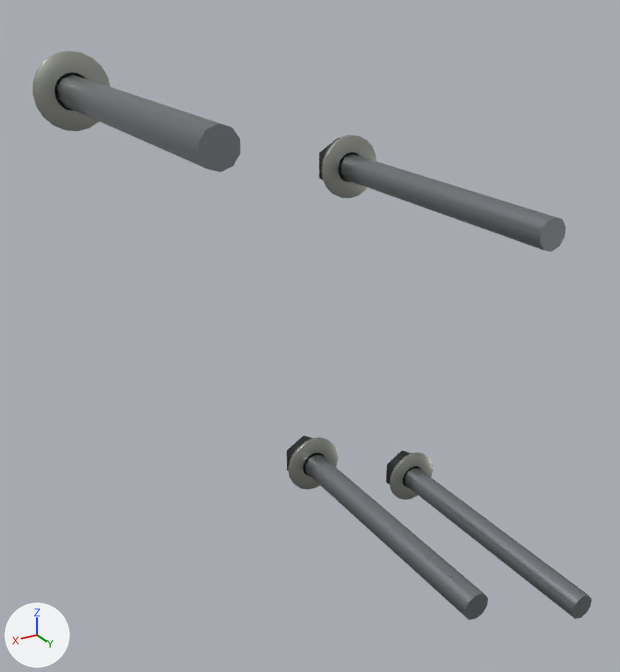
What one commit did to the glTF model porsche-911sc-engine/parts/rail-bolts-right.glb.
One viewpoint serves both versions: a camera (50 mm lens) standing at (256.1, -109.9, 54.0) and looking at (173.5, -247.5, -14.9). The lights are fixed; the arrows at lower left show +X, +Y and +Z. The picture after the commit comes second.

The scene before the commit, as lines of its bpy script (objects in view):
```python
ob_mesh_0 = bpy.data.objects.new('Mesh_0', me_mesh_0)
ob_mesh_0.parent = ob_rail_bolts_right_inst0
ob_mesh_0.location = (149.9, -269.7, 12.85)
ob_mesh_0.rotation_euler = (1.571, 0.0, 0.0)  # degrees (90, 0, 0)
ob_mesh_0.scale = (7.0, 7.0, 7.0)
ob_mesh_0_001 = bpy.data.objects.new('Mesh_0.001', me_mesh_0)
ob_mesh_0_001.parent = ob_rail_bolts_right_inst0
ob_mesh_0_001.location = (210.4, -269.7, 33.2)
ob_mesh_0_001.rotation_euler = (1.571, 0.0, 0.0)  # degrees (90, 0, 0)
ob_mesh_0_001.scale = (7.0, 7.0, 7.0)
ob_mesh_0_002 = bpy.data.objects.new('Mesh_0.002', me_mesh_0)
ob_mesh_0_002.parent = ob_rail_bolts_right_inst0
ob_mesh_0_002.location = (127.6, -269.7, -75.27)
ob_mesh_0_002.rotation_euler = (1.571, 0.0, 0.0)  # degrees (90, 0, 0)
ob_mesh_0_002.scale = (7.0, 7.0, 7.0)
ob_mesh_0_003 = bpy.data.objects.new('Mesh_0.003', me_mesh_0)
ob_mesh_0_003.parent = ob_rail_bolts_right_inst0
ob_mesh_0_003.location = (159.2, -269.7, -61.19)
ob_mesh_0_003.rotation_euler = (1.571, 0.0, 0.0)  # degrees (90, 0, 0)
ob_mesh_0_003.scale = (7.0, 7.0, 7.0)
ob_mesh_1 = bpy.data.objects.new('Mesh_1', me_mesh_1)
ob_mesh_1.parent = ob_rail_bolts_right_inst1
ob_mesh_1.location = (149.9, -272.4, 12.85)
ob_mesh_1.rotation_euler = (1.571, 0.0, 0.0)  # degrees (90, 0, 0)
ob_mesh_1.scale = (5.77, 5.77, 5.77)
ob_mesh_1_002 = bpy.data.objects.new('Mesh_1.002', me_mesh_1)
ob_mesh_1_002.parent = ob_rail_bolts_right_inst1
ob_mesh_1_002.location = (127.6, -272.4, -75.27)
ob_mesh_1_002.rotation_euler = (1.571, 0.0, 0.0)  # degrees (90, 0, 0)
ob_mesh_1_002.scale = (5.77, 5.77, 5.77)
ob_mesh_1_003 = bpy.data.objects.new('Mesh_1.003', me_mesh_1)
ob_mesh_1_003.parent = ob_rail_bolts_right_inst1
ob_mesh_1_003.location = (159.2, -272.4, -61.19)
ob_mesh_1_003.rotation_euler = (1.571, 0.0, 0.0)  # degrees (90, 0, 0)
ob_mesh_1_003.scale = (5.77, 5.77, 5.77)
ob_mesh_2 = bpy.data.objects.new('Mesh_2', me_mesh_2)
ob_mesh_2.parent = ob_rail_bolts_right_inst2
ob_mesh_2.location = (149.9, -238.6, 12.85)
ob_mesh_2.rotation_euler = (1.571, 0.0, 0.0)  # degrees (90, 0, 0)
ob_mesh_2.scale = (30.6, 30.6, 30.6)
ob_mesh_2_003 = bpy.data.objects.new('Mesh_2.003', me_mesh_2)
ob_mesh_2_003.parent = ob_rail_bolts_right_inst2
ob_mesh_2_003.location = (159.2, -238.6, -61.19)
ob_mesh_2_003.rotation_euler = (1.571, 0.0, 0.0)  # degrees (90, 0, 0)
ob_mesh_2_003.scale = (30.6, 30.6, 30.6)
# also in view: 'Mesh_2.002' at (127.6, -238.6, -75.3); 'Mesh_2.001' at (210.4, -238.6, 33.2)
```
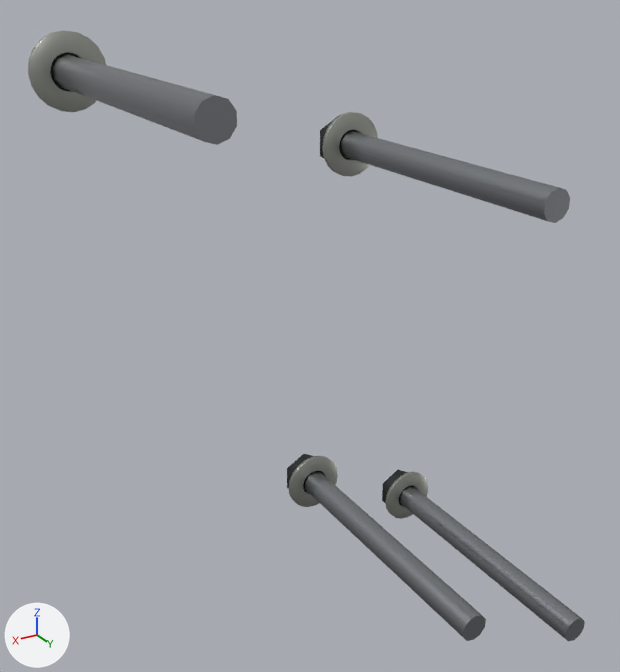
Where the change shows, as pixel boxes (x1, y1, x2, y2) in the pictures (620 x 672 px):
'Mesh_2', moved
    before: (340, 154, 566, 252)
    after: (341, 131, 570, 223)
'Mesh_2.001', moved
    before: (57, 75, 241, 172)
    after: (53, 55, 237, 145)
'Mesh_2.002', moved
    before: (404, 468, 592, 619)
    after: (400, 487, 585, 641)
'Mesh_2.003', moved
    before: (305, 454, 488, 620)
    after: (305, 472, 486, 641)
'Mesh_0.001', moved
    before: (33, 51, 110, 131)
    after: (28, 30, 106, 112)
'Mesh_0', moved
    before: (321, 135, 377, 198)
    after: (322, 112, 378, 177)
'Mesh_0.003', moved
    before: (288, 437, 338, 490)
    after: (288, 456, 338, 507)
'Mesh_0.002', moved
    before: (389, 452, 433, 500)
    after: (385, 472, 428, 519)
'Mesh_1.002', moved
    before: (386, 451, 419, 486)
    after: (382, 470, 415, 505)
'Mesh_1.003', moved
    before: (287, 436, 323, 474)
    after: (287, 454, 323, 492)
'Mesh_1', moved (mostly hidden)
    before: (319, 138, 358, 181)
    after: (320, 115, 358, 159)

The edits, one by one:
Object 'Mesh_0' (ob_mesh_0) moves from (149.9, -269.7, 12.85) to (149.8, -269.7, 17.79).
Object 'Mesh_0.001' (ob_mesh_0_001) moves from (210.4, -269.7, 33.2) to (210.7, -269.7, 36.65).
Object 'Mesh_0.002' (ob_mesh_0_002) moves from (127.6, -269.7, -75.27) to (128.7, -269.7, -81.1).
Object 'Mesh_0.003' (ob_mesh_0_003) moves from (159.2, -269.7, -61.19) to (159.2, -269.7, -66.49).
Object 'Mesh_1' (ob_mesh_1) moves from (149.9, -272.4, 12.85) to (149.8, -272.4, 17.79).
Object 'Mesh_1.002' (ob_mesh_1_002) moves from (127.6, -272.4, -75.27) to (128.7, -272.4, -81.1).
Object 'Mesh_1.003' (ob_mesh_1_003) moves from (159.2, -272.4, -61.19) to (159.2, -272.4, -66.49).
Object 'Mesh_2' (ob_mesh_2) moves from (149.9, -238.6, 12.85) to (149.8, -238.6, 17.79).
Object 'Mesh_2.001' (ob_mesh_2_001) moves from (210.4, -238.6, 33.2) to (210.7, -238.6, 36.65).
Object 'Mesh_2.002' (ob_mesh_2_002) moves from (127.6, -238.6, -75.27) to (128.7, -238.6, -81.1).
Object 'Mesh_2.003' (ob_mesh_2_003) moves from (159.2, -238.6, -61.19) to (159.2, -238.6, -66.49).
